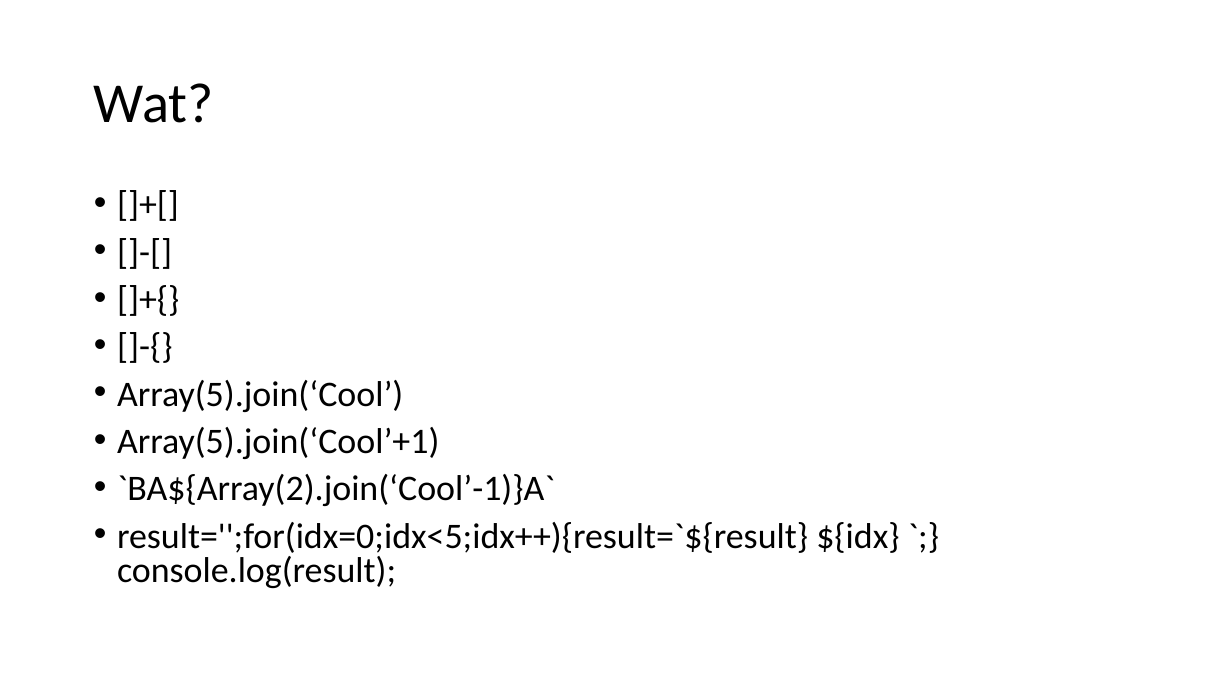
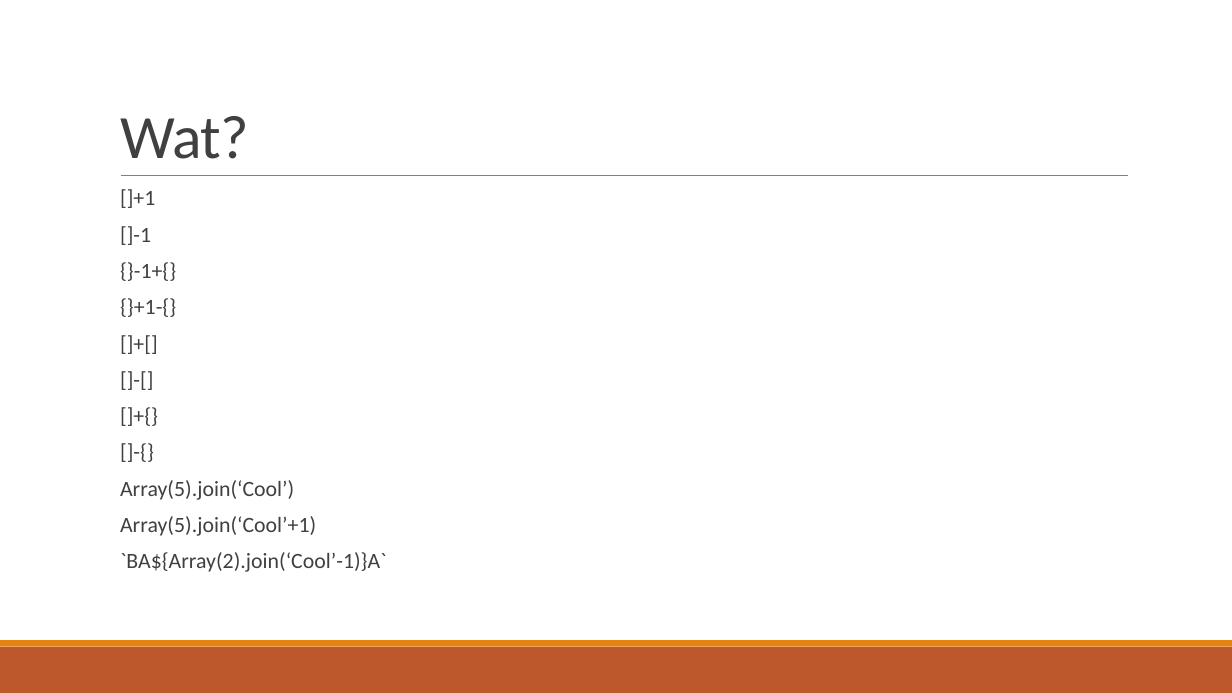
Before and after one commit to JeremyLikness/typescript-cca, a slide deck: slide 3 of ts.pptx. Drawn at 1232x693 pixels with LibreOffice and Linux fonts; fonts in the diff are those of the drawing. Boxes give left, top, right and bottom in pixels: in the first picture for what was removed or moved away, otherwise in the second. Text is boxed around its words. In the diff, an @@ line names an element or a change of style, - is before the commit and + after.

```diff
--- a/ts.pptx
+++ b/ts.pptx
@@ title "Wat?": place and size @@
-title "Wat?" at (94,83,214,123)
+title "Wat?" at (120,116,249,159)
@@ title "Wat?" at (120,116,249,159): size 44 to 48 pt, text colour #000000 to #404040, letter spacing 0 to -0.5 pt; line spacing 0.9 to 0.85; vertical alignment middle to bottom @@
@@ line added from (121, 176) to (1128, 176), #808080 0.5 pt @@
@@ text "[]+1": place and size @@
-text "[]+1" at (117,380,899,588)
+text "[]+1" at (120,189,386,572)
@@ text at (120,189,176,317): paragraphs added @@
+  []+1
+  []-1
+  {}-1+{}
+  {}+1-{}
@@ text at (120,480,386,572): size 28 to 17 pt, text colour #000000 to #404040 in "[]+[]", "[]-[]", "[]+{}", "[]-{}" and 3 more places; bullet • to  ; line spacing 0.8 to 0.7; more space between paragraphs @@
@@ text at (117,522,899,588): paragraph removed @@
-• result='';for(idx=0;idx<5;idx++){result=`${result} ${idx} `;}console.log(result);
@@ rectangle added at (0,647,1232,693), fill #BD582C @@
@@ rectangle added at (0,640,1232,647), fill #E48312 @@
```
Also in this commit, not shown: 6 other slides changed, 3 slides added, 3 slides removed, 1 other file.
